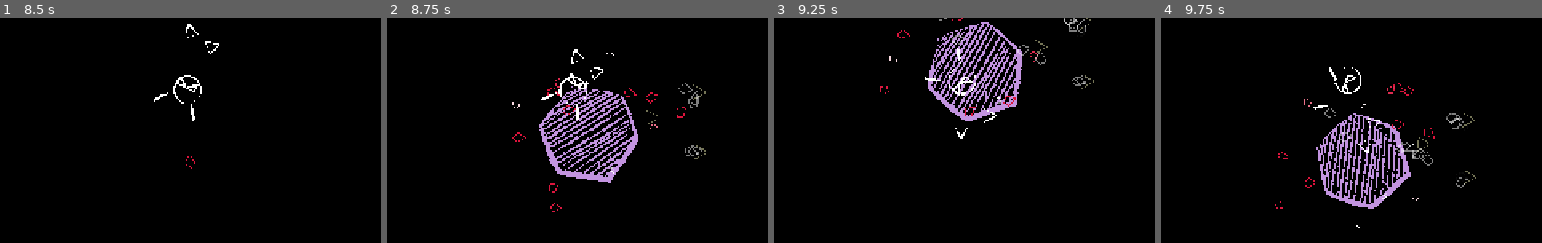
Above: before the commit, frames 1-4 (left to right).
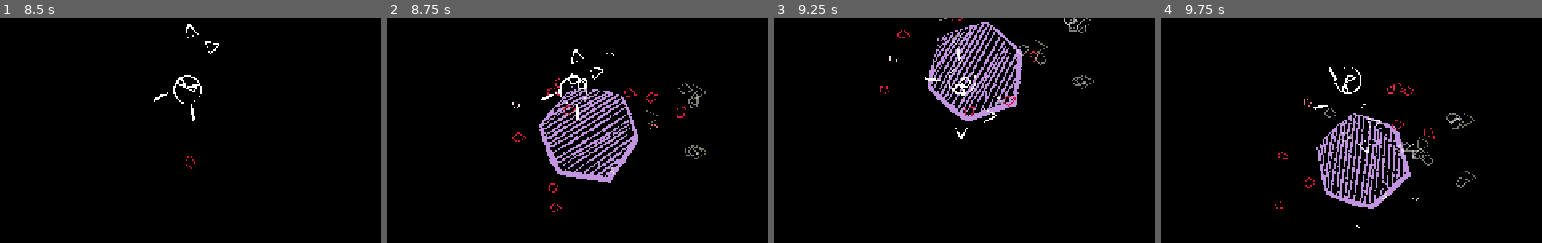
Above: after the commit, the same moments.

Repository: ledtylenol/controller_chaos
Game: Godot game, scene res://global/world.tscn
The game is run twice, just before and just after one commit, with the same random seed, the same clock (stepped at 60 frames per second) and the same inputs.
Inputs (mouse positions are % of the whole screen's width and height, from its top left):
- Up to frame 1 (8.5 s): tap Enter at 0.5 s; move the mouse to (75, 45) at 0.52 s; press the mouse at (75, 45) at 0.53 s; hold D (right) 0.53-1.25 s; release the mouse at (75, 45) at 1.25 s; drag from (31, 55) to (56, 50) at 1.27 s; move the mouse to (63, 28) at 2.02 s; hold D (right) 2.03-2.75 s; tap Mouse wheel down (zoom_out) at 2.1 s; drag from (47, 70) to (56, 50) at 2.77 s; move the mouse to (84, 65) at 3.52 s; hold A (left) 3.53-4.25 s; tap Q at 3.6 s; drag from (21, 35) to (36, 25) at 4.27 s; move the mouse to (57, 50) at 5.02 s; hold S (down) 5.03-5.75 s; tap Mouse wheel up (zoom_in) at 5.1 s; click (57, 50) at 5.17 s; drag from (36, 25) to (52, 57) at 5.77 s; move the mouse to (75, 45) at 6.52 s; hold W (up) 6.53-7.25 s; tap R at 6.6 s; drag from (31, 55) to (52, 43) at 7.27 s; move the mouse to (63, 28) at 8.02 s; press the mouse at (63, 28) at 8.03 s; hold S (down) from 8.03 s (still down)
- Up to frame 2 (8.75 s): keep holding S (down)
- Up to frame 3 (9.25 s): release S (down) at 8.75 s; release the mouse at (63, 28) at 8.75 s; drag from (47, 70) to (62, 57) at 8.77 s
- Up to frame 4 (9.75 s): move the mouse to (84, 65) at 9.52 s; hold W (up) from 9.53 s (still down); tap Mouse wheel down (zoom_out) at 9.6 s; click (84, 65) at 9.67 s
The pictures show only the part of the screen within x 28-78%, y 35-85%; the shares and areas given below are measured in that part.

Frame 1 is identical in both runs. In frame 2, less than 0.1% of the frame differs, in the area x 48-54%, y 24-32%; in frame 3, 0.1%, in the area x 47-53%, y 27-35%; in frame 4, nothing differs.

Commit message:
Added face animations to the player

Diff:
--- a/entities/player/sprite.gd
+++ b/entities/player/sprite.gd
@@ -1,6 +1,7 @@
 extends Node2D
 class_name SpriteHolder
 @onready var shaker: ShakerComponent2D = $ShakerComponent2D
+@onready var sprite_face_animator :Node = $SpriteFaceAnimation
 
 func _physics_process(delta: float) -> void:
 	rotation = lerp_angle(rotation, global_position\
--- a/entities/player/sprite.tscn
+++ b/entities/player/sprite.tscn
@@ -1,8 +1,8 @@
-[gd_scene load_steps=17 format=3 uid="uid://cv0p3hmk156nb"]
+[gd_scene load_steps=18 format=3 uid="uid://cv0p3hmk156nb"]
 
 [ext_resource type="Texture2D" uid="uid://d1aeblpxqmfw0" path="res://entities/player/v_body.png" id="1_6y24b"]
 [ext_resource type="Script" uid="uid://bym4ftuhn5abf" path="res://entities/player/sprite.gd" id="1_e4fnb"]
-[ext_resource type="Texture2D" uid="uid://cvb1mcjgbvevb" path="res://entities/player/v_face2.png" id="2_ir65p"]
+[ext_resource type="Script" uid="uid://1baant3y1hq6" path="res://entities/player/sprite_face_animation.gd" id="2_08chf"]
 [ext_resource type="Texture2D" uid="uid://brj1g8swac7wc" path="res://entities/player/v_ear.png" id="3_ej41n"]
 [ext_resource type="Script" uid="uid://cct0c3f2k6lwu" path="res://addons/shaker/data/Vector2/BaseShakerType2D.gd" id="3_euxa3"]
 [ext_resource type="Script" uid="uid://cadmaxbp5r1sa" path="res://animated_sprite.gd" id="3_s3n0b"]
@@ -12,6 +12,7 @@
 [ext_resource type="Script" uid="uid://o6u6b700qb7o" path="res://addons/shaker/src/Vector2/shaker_component2D.gd" id="5_k0566"]
 [ext_resource type="Script" uid="uid://cf2dgnapwlytw" path="res://addons/shaker/data/Single/BaseShakerType1D.gd" id="5_oyd08"]
 [ext_resource type="Script" uid="uid://c5xmjpfeffbu8" path="res://addons/shaker/data/Vector2/ShakerPreset2D.gd" id="6_g0ptl"]
+[ext_resource type="Texture2D" uid="uid://dv3w8k7clh12e" path="res://entities/player/v_face.png" id="11_08chf"]
 
 [sub_resource type="FastNoiseLite" id="FastNoiseLite_tklte"]
 seed = 105
@@ -46,6 +47,9 @@
 [node name="Sprite" type="Node2D"]
 script = ExtResource("1_e4fnb")
 
+[node name="SpriteFaceAnimation" type="Node" parent="."]
+script = ExtResource("2_08chf")
+
 [node name="ShakerComponent2D" type="Node2D" parent="." node_paths=PackedStringArray("Targets")]
 script = ExtResource("5_k0566")
 custom_target = true
@@ -58,7 +62,7 @@
 metadata/_custom_type_script = "uid://o6u6b700qb7o"
 
 [node name="Contour" type="Sprite2D" parent="." node_paths=PackedStringArray("rest_position")]
-position = Vector2(1.11759e-08, 9.83477e-07)
+position = Vector2(4.76837e-07, 7.15256e-07)
 scale = Vector2(2.5, 2.5)
 texture = ExtResource("1_6y24b")
 script = ExtResource("3_s3n0b")
@@ -71,9 +75,10 @@
 
 [node name="Face" type="Sprite2D" parent="." node_paths=PackedStringArray("rest_position")]
 top_level = true
-position = Vector2(7.45058e-07, -9.53674e-07)
+position = Vector2(1.90362e-06, -3.09944e-06)
 scale = Vector2(2.5, 2.5)
-texture = ExtResource("2_ir65p")
+texture = ExtResource("11_08chf")
+hframes = 4
 script = ExtResource("3_s3n0b")
 rest_position = NodePath("../Marker2D")
 
--- /dev/null
+++ b/entities/player/sprite_face_animation.gd
@@ -0,0 +1,30 @@
+extends Node
+
+var eye_timer :float = 0.0
+var current_eye_state :int = 0
+
+func set_eye_state_to( state_number:int ) -> void:
+	current_eye_state = state_number
+	eye_timer = 0.1
+
+func _process(delta: float) -> void:
+	eye_timer -= delta
+
+	match(current_eye_state):
+		# Angy
+		0:
+			$"../Face".frame = 0
+		# Open
+		1:
+			$"../Face".frame = 1
+			if eye_timer < 0:
+				current_eye_state = 0
+		# Closed
+		2:
+			$"../Face".frame = 2
+			if eye_timer < 0:
+				current_eye_state = 1
+				eye_timer = 0.5
+		# Dead
+		3:
+			$"../Face".frame = 3
--- a/player.gd
+++ b/player.gd
@@ -131,3 +131,5 @@
 	if sprite.shaker.is_playing:
 		sprite.shaker.force_stop_shake()
 	sprite.shaker.play_shake()
+
+	sprite.sprite_face_animator.set_eye_state_to(2)
Not shown, added: entities/player/sprite_face_animation.gd.uid
Binary file added: entities/player/v_face.png
Not shown, added: entities/player/v_face.png.import
